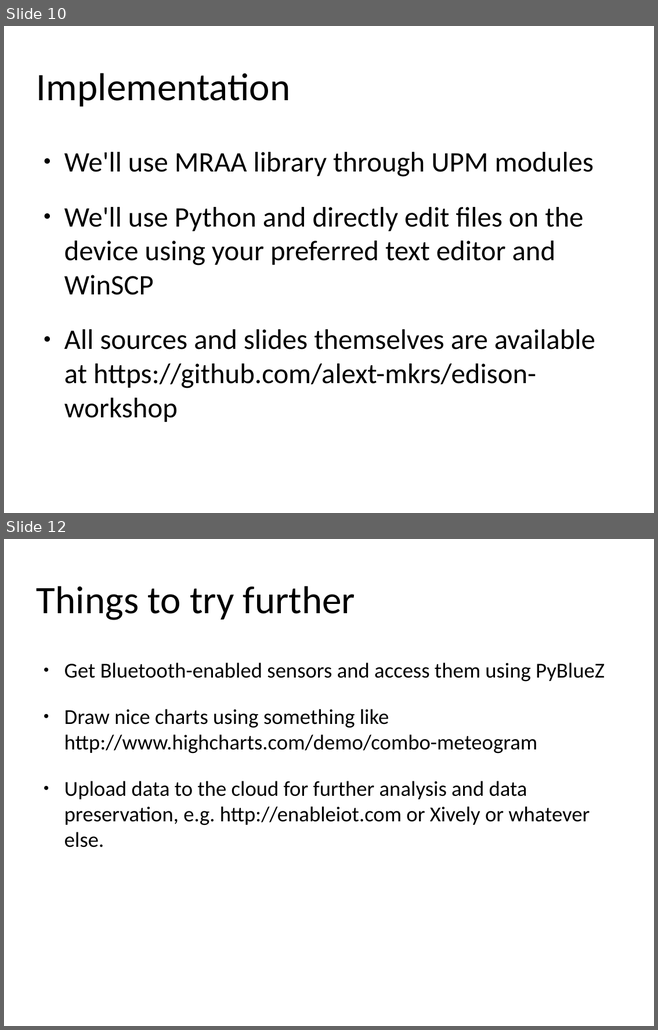
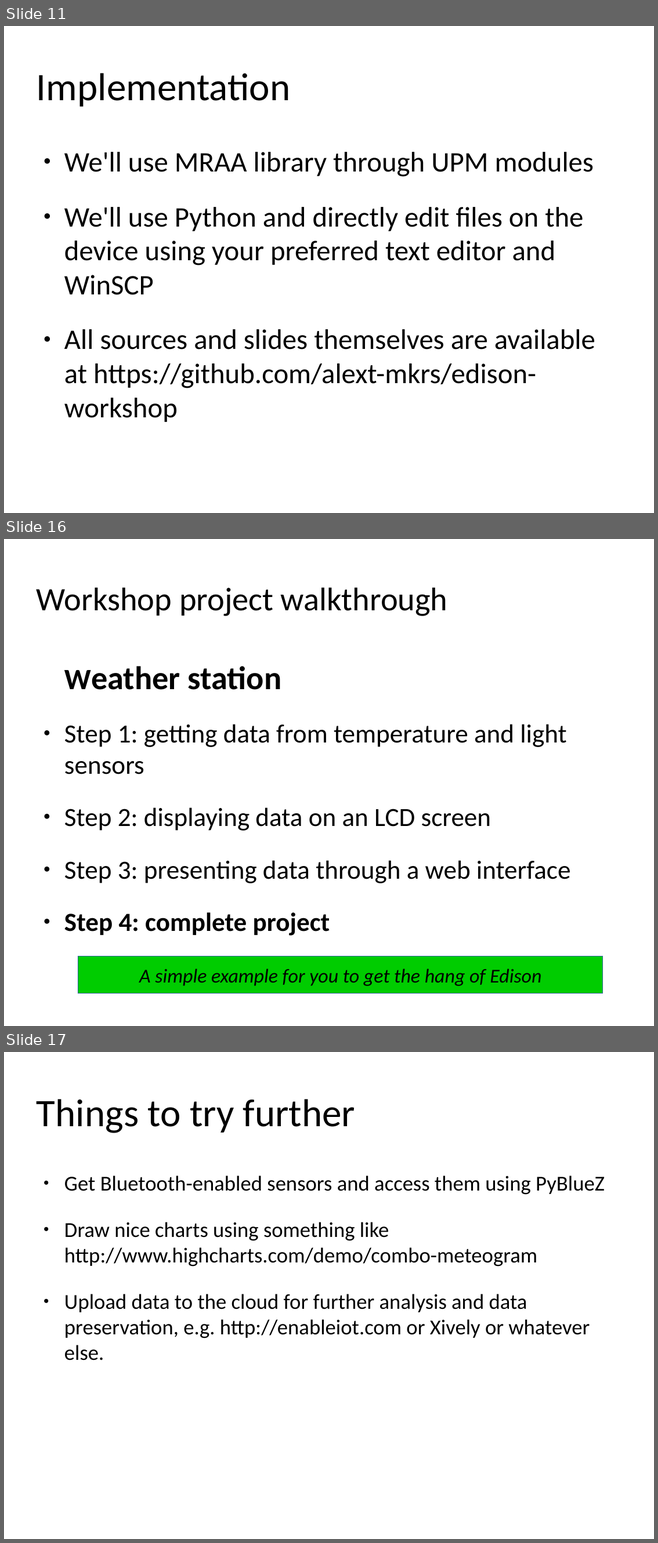
Before and after one commit to alext-mkrs/edison-workshop, a slide deck: slides/edison_workshop.odp. Shown one above the other, each under a label of ours: slides 10 and 12 before the commit, slides 11, 16 and 17 after it; the slides between them are not shown. The pictures are 658x1030 and 658x1543 pixels, drawn with LibreOffice and Linux fonts; fonts in the diff are those of the drawing; background and template pictures are left out. Boxes give left, top, right and bottom in pixels: in the first picture for what was removed or moved away, otherwise in the second. Text is boxed around its words. In the diff, an @@ line names an element or a change of style, - is before the commit and + after.

Commit message:
Added sample project walkthrough to presentation, typo/formatting fixes

```diff
--- a/slides/edison_workshop.odp
+++ b/slides/edison_workshop.odp
@@ slide 16 added at (4, 539, 654, 1026), background #FFFFFF @@
@@ title added at (36, 587, 448, 616), 40 pt, text #000000 @@
+Workshop project walkthrough
@@ text added at (64, 666, 571, 936), 32 pt, text #000000 @@
+Weather station
+● Step 1: getting data from temperature and light sensors
+● Step 2: displaying data on an LCD screen
+● Step 3: presenting data through a web interface
+● Step 4: complete project
@@ rectangle added at (78, 957, 603, 994), fill #00CC00, outline #3465A4 0 pt, 24 pt, text #000000, italic @@
+A simple example for you to get the hang of Edison
@@ what was slide 10 is now slide 11 @@
@@ what was slide 12 is now slide 17 @@
```
Also in this commit, not shown: 3 slides changed, 5 other slides added.
